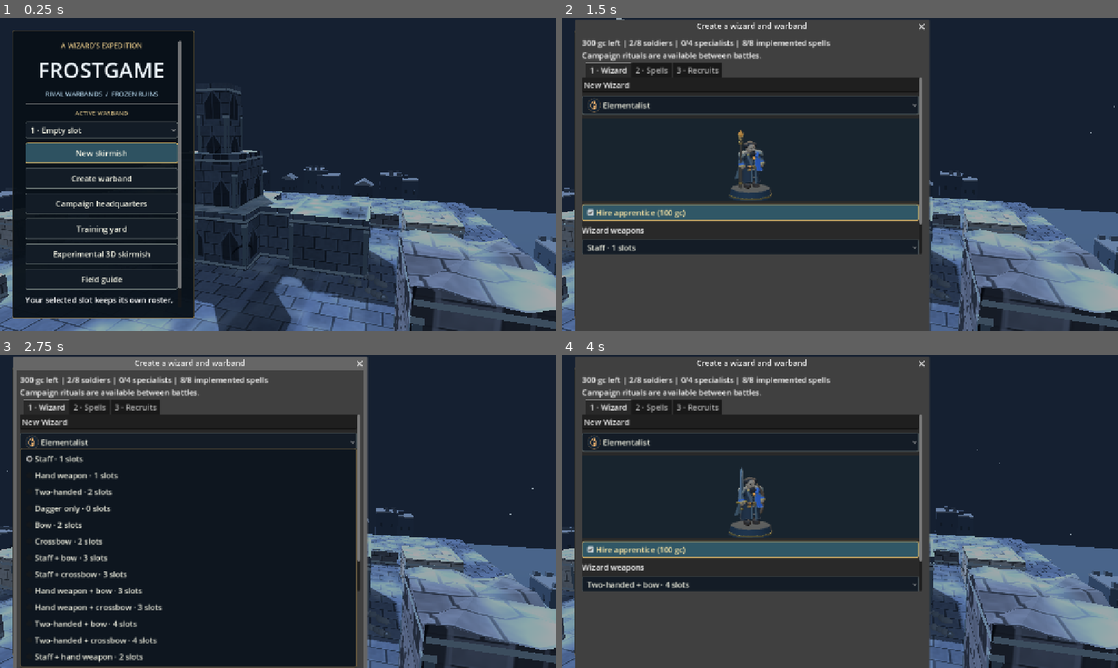
Above: before the commit, frames 1-4 (two rows, left to right).
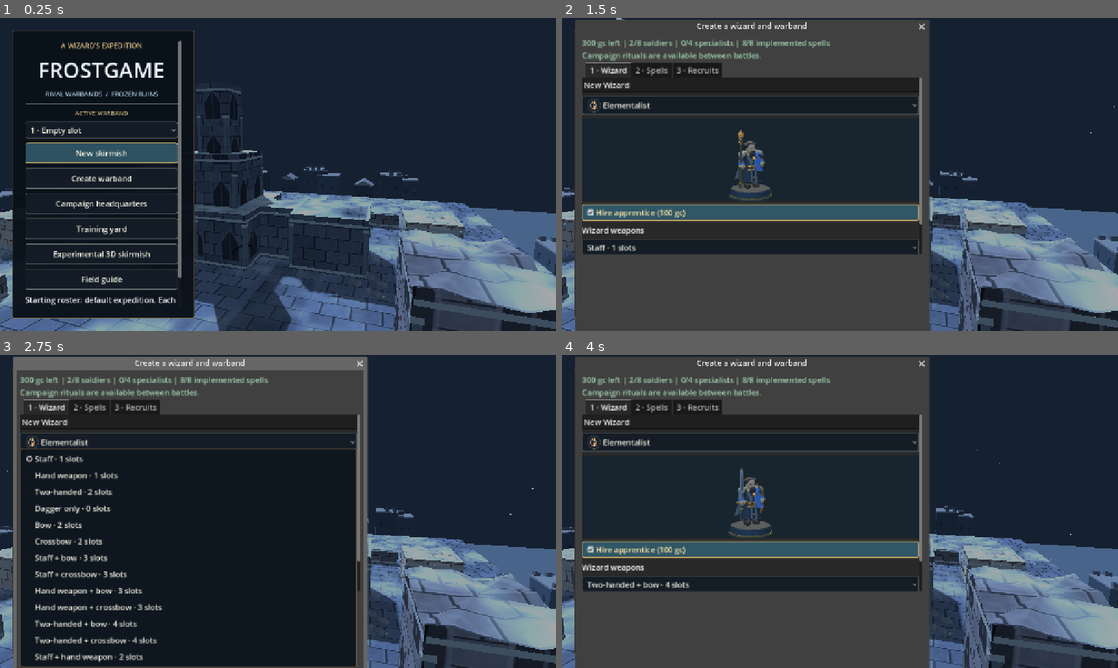
Above: after the commit, the same moments.

Repository: drag0nblad3/Frostgame
Game: Godot game, scene res://scenes/title.tscn
The game is run twice, just before and just after one commit, with the same random seed, the same clock (stepped at 60 frames per second) and the same inputs.
Inputs:
- Up to frame 1 (0.25 s): no input
- Up to frame 2 (1.5 s): click "Create warband" at 0.5 s; click "Training yard" at 1.25 s
- Up to frame 3 (2.75 s): click "Experimental 3D skirmish" at 2 s
- Up to frame 4 (4 s): click "Field guide" at 2.75 s; click "New skirmish" at 3.5 s

The runs differ from the first frame. In frame 1, 0.4% of the frame differs, in the area x 4-33%, y 82-92%; in frame 2, 0.8%, in the area x 3-49%, y 7-14%; in frame 3, 0.8%; in frame 4, 0.8%.

Commit message:
Polish save-and-home navigation, spell selection and map previews; test slot isolation

Diff:
--- a/src/core/campaign/warband_slots.gd
+++ b/src/core/campaign/warband_slots.gd
@@ -43,7 +43,7 @@
 		return "%s · %s · Level %d · %d battles"%[progress.data["name"],str(progress.data["school"]).capitalize(),progress.data["level"],progress.data["games"]]
 	if not draft.is_empty():
 		return "%s · %s · %d members"%[draft.get("name","Warband"),str(draft.get("school","")).capitalize(),draft.get("figures",[]).size()]
-	if FileAccess.file_exists(path_for(BattleSnapshot.PATH,slot)):
+	if FileAccess.file_exists(path_for(BattleSnapshot.PATH,slot)) or FileAccess.file_exists(path_for(LayeredCheckpoint.PATH,slot)):
 		return "Saved battle · no roster"
 	return "Empty slot"
 
--- a/src/view/battle/battle_scene.gd
+++ b/src/view/battle/battle_scene.gd
@@ -115,7 +115,7 @@
 		"training": _start_training(0)
 		"guide": _open_guide()
 		"skirmish": _open_map_picker()
-		"selected_skirmish": _open_briefing(true)
+		"selected_skirmish": _open_briefing(false)
 
 
 func _confirm_title() -> void:
@@ -124,11 +124,16 @@
 		return
 	if _title_prompt == null:
 		_title_prompt = AcceptDialog.new()
-		_title_prompt.title = "Return to title?"
-		_title_prompt.dialog_text = "Unsaved battle progress will be lost. Your campaign and saved battle remain on disk."
+		_title_prompt.title = "Return home?"
+		_title_prompt.dialog_text = "Save this battle in the active warband slot before leaving, or leave without saving."
 		_title_prompt.exclusive = true
-		_title_prompt.get_ok_button().text = "Return to title"
+		_title_prompt.get_ok_button().text = "Leave without saving"
 		_title_prompt.add_cancel_button("Stay here")
+		_title_prompt.add_button("Save & Home",true,"save_home")
+		_title_prompt.custom_action.connect(func(action: StringName) -> void:
+			if action=="save_home" and _save_battle():
+				_title_prompt.hide()
+				get_tree().change_scene_to_file("res://scenes/title.tscn"))
 		_title_prompt.confirmed.connect(func() -> void: get_tree().change_scene_to_file("res://scenes/title.tscn"))
 		add_child(_title_prompt)
 	_title_prompt.popup_centered(Vector2i(500,220))
@@ -475,18 +480,19 @@
 	return FileAccess.get_sha256(path) if FileAccess.file_exists(path) else ""
 
 
-func _save_battle() -> void:
+func _save_battle() -> bool:
 	if _training >= 0:
 		hud.notify("Training does not replace your saved battle.")
-		return
+		return false
 	if controller == null or not player.idle() or not BattleSnapshot.can_save(controller):
 		hud.notify("Finish the current roll or animation before saving.")
-		return
+		return false
 	var meta := {"scenario": _active_scenario_id, "campaign": _campaign_battle, "campaign_hash": _campaign_fingerprint() if _campaign_battle else "", "watch": watch_mode}
 	if BattleSnapshot.save(controller, meta):
 		hud.notify("Battle saved.")
-	else:
-		hud.notify("Could not save this battle.")
+		return true
+	hud.notify("Could not save this battle.")
+	return false
 
 
 func _resume_battle() -> void:
--- a/src/view/hud/scenario_map_preview.gd
+++ b/src/view/hud/scenario_map_preview.gd
@@ -29,5 +29,13 @@
 		draw_rect(Rect2(origin+piece.rect.position*scale_factor,piece.rect.size*scale_factor),tint)
 	var layout := _board.floor_layout
 	if not layout.is_empty():
-		draw_rect(Rect2(origin+Vector2.ONE*3,_board.size*scale_factor-Vector2.ONE*6),Color("a48956"),false,2)
+		for surface: Dictionary in layout.get("surfaces",[]):
+			var height := maxf(float(surface.get("level",0)),float(surface.get("end_level",0)))
+			if height<=0:
+				continue
+			var rect: Array=surface["rect"]
+			var area := Rect2(origin+Vector2(rect[0],rect[1])*scale_factor,Vector2(rect[2],rect[3])*scale_factor)
+			var tint := Color("a48956").lightened(clampf(height/30.0,0.0,0.4))
+			draw_rect(area,tint)
+			draw_rect(area,Color("655537"),false,1.0)
 	draw_rect(Rect2(origin,_board.size*scale_factor),Color("52646b"),false,2)
--- a/src/view/hud/skirmish_picker.gd
+++ b/src/view/hud/skirmish_picker.gd
@@ -5,6 +5,8 @@
 var _list: VBoxContainer
 var _scroll: ScrollContainer
 var _mode: OptionButton
+var _from_home := false
+var _context: Label
 const LAYERED := {"stacked_gatehouse":["Stacked Gatehouse","Two overlapping levels with stairs and bridges. Fixed experimental warbands."],"layered_silent_tower":["Silent Tower · multi-floor","Three tower elevations and null-magic zones. Fixed experimental warbands."]}
 
 
@@ -20,6 +22,9 @@
 	_mode.add_item("Experimental multi-floor")
 	_mode.item_selected.connect(func(_i: int) -> void:_populate())
 	col.add_child(_mode)
+	_context=Label.new()
+	_context.autowrap_mode=TextServer.AUTOWRAP_WORD_SMART
+	col.add_child(_context)
 	_scroll=ScrollContainer.new()
 	_scroll.horizontal_scroll_mode=ScrollContainer.SCROLL_MODE_DISABLED
 	col.add_child(_scroll)
@@ -29,7 +34,8 @@
 	_scroll.add_child(_list)
 
 
-func open(experimental: bool=false) -> void:
+func open(experimental: bool=false,from_home: bool=false) -> void:
+	_from_home=from_home
 	var viewport := get_parent().get_viewport().get_visible_rect().size
 	_scroll.custom_minimum_size=Vector2(minf(760,viewport.x*0.85),minf(490,viewport.y*0.70))
 	_mode.select(1 if experimental else 0)
@@ -42,6 +48,9 @@
 		_list.remove_child(child)
 		child.queue_free()
 	var layered := _mode.selected==1
+	_context.text="Prototype battles use fixed test warbands, not your saved recruits." if layered else ("Using %s."%WarbandSlots.roster().get("name","the default expedition"))
+	if not _from_home:
+		_context.text+=" Starting a new battle replaces unsaved progress."
 	if layered:
 		for id: String in LAYERED:
 			_card(id,LAYERED[id][0],LAYERED[id][1],id,true)
@@ -78,7 +87,7 @@
 	detail.add_theme_font_size_override("font_size",15)
 	col.add_child(detail)
 	var button := Button.new()
-	button.text="Choose"
+	button.text="Start skirmish" if _from_home else "Choose"
 	button.custom_minimum_size.y=42
 	button.pressed.connect(func() -> void:
 		hide()
--- a/src/view/hud/warband_setup.gd
+++ b/src/view/hud/warband_setup.gd
@@ -77,6 +77,8 @@
 	recruits_body.add_child(row)
 	_recruits = OptionButton.new()
 	_recruits.size_flags_horizontal = Control.SIZE_EXPAND_FILL
+	_recruits.fit_to_longest_item=false
+	_recruits.text_overrun_behavior=TextServer.OVERRUN_TRIM_ELLIPSIS
 	for id: String in db.figures:
 		var d := db.get_def(id)
 		if d.role != "soldier":
@@ -138,6 +140,8 @@
 		child.queue_free()
 	for slot in 8:
 		var choice := OptionButton.new()
+		choice.fit_to_longest_item=false
+		choice.text_overrun_behavior=TextServer.OVERRUN_TRIM_ELLIPSIS
 		choice.add_theme_constant_override("icon_max_width",28)
 		var label := Label.new()
 		label.text = "Home school %d" % (slot + 1) if slot < 3 else ("Aligned: " + str(draft.schools[draft.school]["aligned"][slot - 3]).capitalize() if slot < 6 else "Neutral school")
@@ -162,10 +166,14 @@
 			var chosen := draft.spells[slot]
 			detail.text = ActionArt.spell_details(draft.catalog[chosen],draft.casting_number(chosen))
 		_spell_rows.add_child(detail)
+		for i in choice.item_count:
+			var id := str(choice.get_item_metadata(i))
+			choice.set_item_disabled(i,_spell_conflict(slot,id))
 		choice.item_selected.connect(func(index: int) -> void:
 			draft.spells[slot] = str(choice.get_item_metadata(index))
 			var chosen := draft.spells[slot]
 			detail.text = ActionArt.spell_details(draft.catalog[chosen],draft.casting_number(chosen))
+			_refresh_spell_availability()
 			_update())
 
 
@@ -189,6 +197,8 @@
 		var id := str(_recruits.get_item_metadata(i))
 		_recruits.set_item_disabled(i,not draft.can_hire(id) and id!=recruit_id)
 	_hire.disabled = not draft.can_hire(recruit_id)
+	_apprentice.disabled=not draft.apprentice and draft.cost()+draft.db.get_def("apprentice").cost>WarbandDraft.BUDGET
+	_summary.modulate=Color("a4d3b0") if problems.is_empty() else Color("e3ae8d")
 	var definition := draft.db.get_def(recruit_id)
 	if definition != null:
 		_recruit_portrait.set_figure(Figure.new(0, definition, 0, Vector2.ZERO, draft.db.unarmed()), FigureView.SIDE_COLORS[0])
@@ -242,3 +252,25 @@
 		if CasterLoadout.PRESETS[choice.get_item_metadata(i)]==current:
 			choice.select(i)
 			return
+
+
+func _spell_conflict(slot: int,id: String) -> bool:
+	for i in draft.spells.size():
+		if i==slot:
+			continue
+		var other := draft.spells[i]
+		if other==id:
+			return true
+		if slot>=6 and i>=6 and draft.catalog[id]["school"]==draft.catalog[other]["school"]:
+			return true
+	return false
+
+
+func _refresh_spell_availability() -> void:
+	var slot := 0
+	for child in _spell_rows.get_children():
+		if child is OptionButton:
+			var choice: OptionButton=child
+			for i in choice.item_count:
+				choice.set_item_disabled(i,_spell_conflict(slot,str(choice.get_item_metadata(i))))
+			slot+=1
--- a/src/view/layered_skirmish.gd
+++ b/src/view/layered_skirmish.gd
@@ -79,7 +79,7 @@
 	floor_choice.select(layout.surfaces.size())
 	floor_choice.item_selected.connect(func(_i: int) -> void:refresh())
 	row.add_child(floor_choice)
-	for entry: Array in [["Title","res://scenes/title.tscn"],["Floor lab","res://scenes/layered_demo.tscn"]]:
+	for entry: Array in [["Home","res://scenes/title.tscn"],["Floor lab","res://scenes/layered_demo.tscn"]]:
 		var button := Button.new()
 		button.text=entry[0]
 		button.pressed.connect(_leave.bind(str(entry[1])))
@@ -136,8 +136,20 @@
 
 
 func _leave(path: String) -> void:
-	if player.idle():
-		get_tree().change_scene_to_file(path)
+	if not player.idle():
+		return
+	var confirm := ConfirmationDialog.new()
+	confirm.title="Leave experimental battle?"
+	confirm.dialog_text="Save the 3D battle first if you want to resume it later."
+	confirm.get_ok_button().text="Leave without saving"
+	confirm.add_button("Save & leave",true,"save_leave")
+	add_child(confirm)
+	confirm.confirmed.connect(func() -> void:get_tree().change_scene_to_file(path))
+	confirm.custom_action.connect(func(action: StringName) -> void:
+		if action=="save_leave" and LayeredCheckpoint.save(controller):
+			get_tree().change_scene_to_file(path))
+	confirm.canceled.connect(confirm.queue_free)
+	confirm.popup_centered()
 
 
 func _process(_delta: float) -> void:
--- a/src/view/title_scene.gd
+++ b/src/view/title_scene.gd
@@ -68,6 +68,8 @@
 	_menu.add_child(HSeparator.new())
 	_label("ACTIVE WARBAND",14,Color("c6b17d"))
 	_slots=OptionButton.new()
+	_slots.fit_to_longest_item=false
+	_slots.text_overrun_behavior=TextServer.OVERRUN_TRIM_ELLIPSIS
 	_menu.add_child(_slots)
 	_slots.item_selected.connect(_select_slot)
 	_button("resume","Resume saved battle",true)
@@ -157,7 +159,10 @@
 	_buttons["resume"].visible=compatible
 	_buttons["resume_layered"].visible=not LayeredCheckpoint.read().is_empty()
 	_buttons["warband"].text="Create warband" if WarbandSlots.roster().is_empty() else "Edit saved warband"
-	_notice.text="Your selected slot keeps its own roster, campaign and saved battles."
+	var roster := WarbandSlots.roster()
+	_notice.text="Starting roster: %s. Each slot has separate saves."%roster.get("name","default expedition")
+	if roster.is_empty():
+		_notice.text+=" Create a warband to customize your troops."
 
 
 func _select_slot(index: int) -> void:
@@ -181,7 +186,7 @@
 				get_tree().root.set_meta("frostgame_scenario",id)
 				get_tree().root.set_meta(LAUNCH_KEY,"selected_skirmish")
 				get_tree().change_scene_to_file(BATTLE))
-	_picker.open(experimental)
+	_picker.open(experimental,true)
 
 
 func _edit_warband() -> void:
--- a/tests/scenario_ui_smoke.gd
+++ b/tests/scenario_ui_smoke.gd
@@ -9,6 +9,11 @@
 	root.add_child(scene)
 	await process_frame
 	var original: GameController = scene.controller
+	scene._open_map_picker()
+	if scene._picker==null or scene._picker._list.get_child_count()!=12:
+		_fail("Battle map catalog missing")
+		return
+	scene._picker.hide()
 	scene.hud.scenario_selected.emit("complex_temple")
 	scene._open_briefing(false)
 	if scene._briefing.title != "Frozen Ruins" or not scene._briefing.visible or scene.controller != original:
--- a/tests/title_smoke.gd
+++ b/tests/title_smoke.gd
@@ -13,6 +13,23 @@
 		printerr("Title navigation missing")
 		quit(1)
 		return
+	title_scene._buttons["skirmish"].pressed.emit()
+	if title_scene._picker==null or title_scene._picker._list.get_child_count()!=12:
+		printerr("Standard scenario catalog incomplete")
+		quit(1)
+		return
+	title_scene._picker.open(true,true)
+	if title_scene._picker._list.get_child_count()!=2:
+		printerr("Layered scenario catalog incomplete")
+		quit(1)
+		return
+	title_scene._picker.hide()
+	title_scene._buttons["warband"].pressed.emit()
+	if title_scene._editor==null or not title_scene._editor.visible:
+		printerr("Home warband editor missing")
+		quit(1)
+		return
+	title_scene._editor.hide()
 	title_scene._buttons["training"].pressed.emit()
 	await scene_changed
 	var battle := current_scene
--- a/tests/unit/test_warband_slots.gd
+++ b/tests/unit/test_warband_slots.gd
@@ -18,3 +18,41 @@
 	var restored := WarbandDraft.new(defs)
 	check(restored.restore_roster(draft.as_warband()))
 	check_eq(restored.as_warband(),draft.as_warband())
+
+
+func test_slot_files_isolate_rosters_and_campaigns() -> void:
+	var defs := db()
+	var first := WarbandDraft.new(defs)
+	first.choose_defaults()
+	first.wizard_name="Test Alpha"
+	var second := WarbandDraft.new(defs)
+	second.choose_defaults()
+	second.wizard_name="Test Beta"
+	# Use the last slots only when unoccupied, never replace actual saves.
+	var a := WarbandSlots.COUNT-2
+	var b := WarbandSlots.COUNT-1
+	var pa := WarbandSlots.roster_path(a)
+	var pb := WarbandSlots.roster_path(b)
+	if FileAccess.file_exists(pa) or FileAccess.file_exists(pb):
+		return
+	check(WarbandSlots.save_roster(first.as_warband(),a))
+	check(WarbandSlots.save_roster(second.as_warband(),b))
+	check_eq(WarbandSlots.roster(a).get("name"),"Test Alpha")
+	check_eq(WarbandSlots.roster(b).get("name"),"Test Beta")
+	DirAccess.remove_absolute(pa)
+	DirAccess.remove_absolute(pb)
+	var ca := WarbandSlots.path_for(CampaignProgress.PATH,a)
+	var cb := WarbandSlots.path_for(CampaignProgress.PATH,b)
+	if FileAccess.file_exists(ca) or FileAccess.file_exists(cb):
+		return
+	var progress := CampaignProgress.new()
+	progress.start(first.as_warband())
+	check(progress.save(ca))
+	progress.start(second.as_warband())
+	check(progress.save(cb))
+	check(progress.load_save(ca))
+	check_eq(progress.data["name"],"Test Alpha")
+	check(progress.load_save(cb))
+	check_eq(progress.data["name"],"Test Beta")
+	DirAccess.remove_absolute(ca)
+	DirAccess.remove_absolute(cb)
